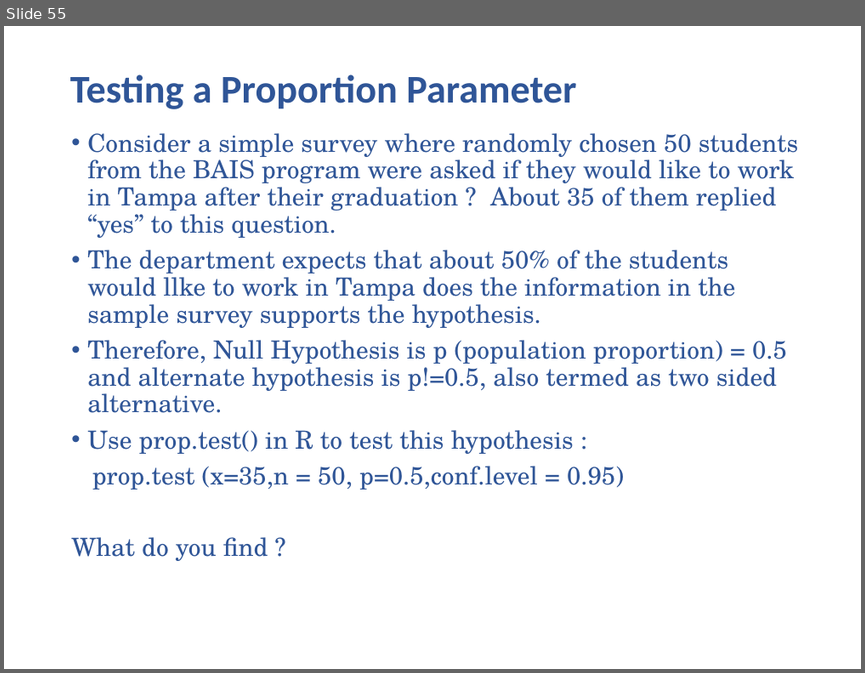
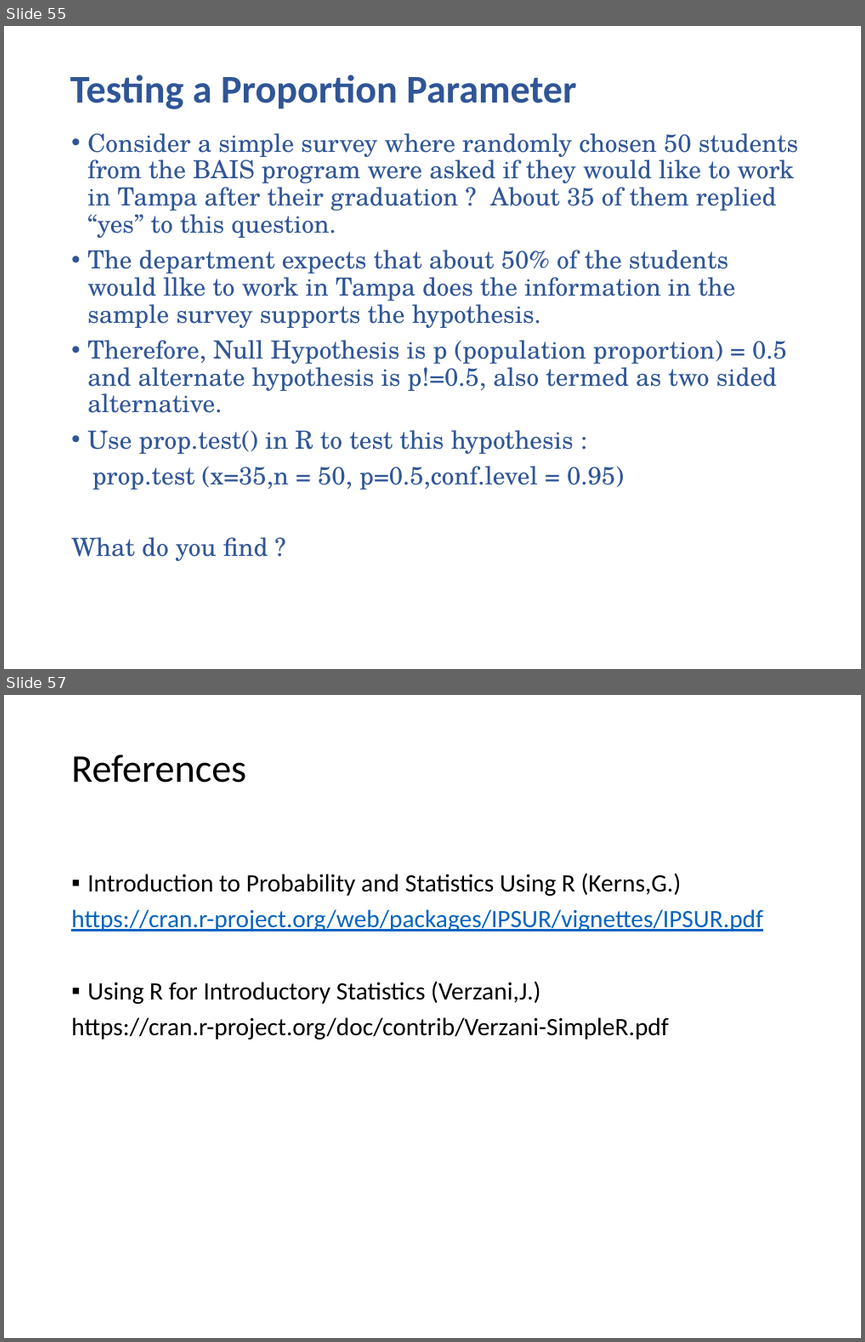
Before and after one commit to utkarshiiitm/Bootcamp-2, a slide deck: Boot Camp 2.pptx. Shown one above the other, each under a label of ours: slide 55 before the commit, slides 55 and 57 after it; the slides between them are not shown. The pictures are 865x673 and 865x1342 pixels, drawn with LibreOffice and Linux fonts; fonts in the diff are those of the drawing. Boxes give left, top, right and bottom in pixels: in the first picture for what was removed or moved away, otherwise in the second. Text is boxed around its words. In the diff, an @@ line names an element or a change of style, - is before the commit and + after.

```diff
--- a/Boot Camp 2.pptx
+++ b/Boot Camp 2.pptx
@@ slide 57 added at (x1=4, y1=695, x2=861, y2=1338), background #FFFFFF @@
@@ title added at (x1=71, y1=755, x2=246, y2=783), 33 pt, text #000000 @@
+References
@@ text added at (x1=71, y1=873, x2=763, y2=1039), 21 pt, text #000000 @@
+▪ Introduction to Probability and Statistics Using R (Kerns,G.)
+https://cran.r-project.org/web/packages/IPSUR/vignettes/IPSUR.pdf
+▪ Using R for Introductory Statistics (Verzani,J.)
+https://cran.r-project.org/doc/contrib/Verzani-SimpleR.pdf
```
Also in this commit, not shown: 18 slides changed, 1 other slide added.
